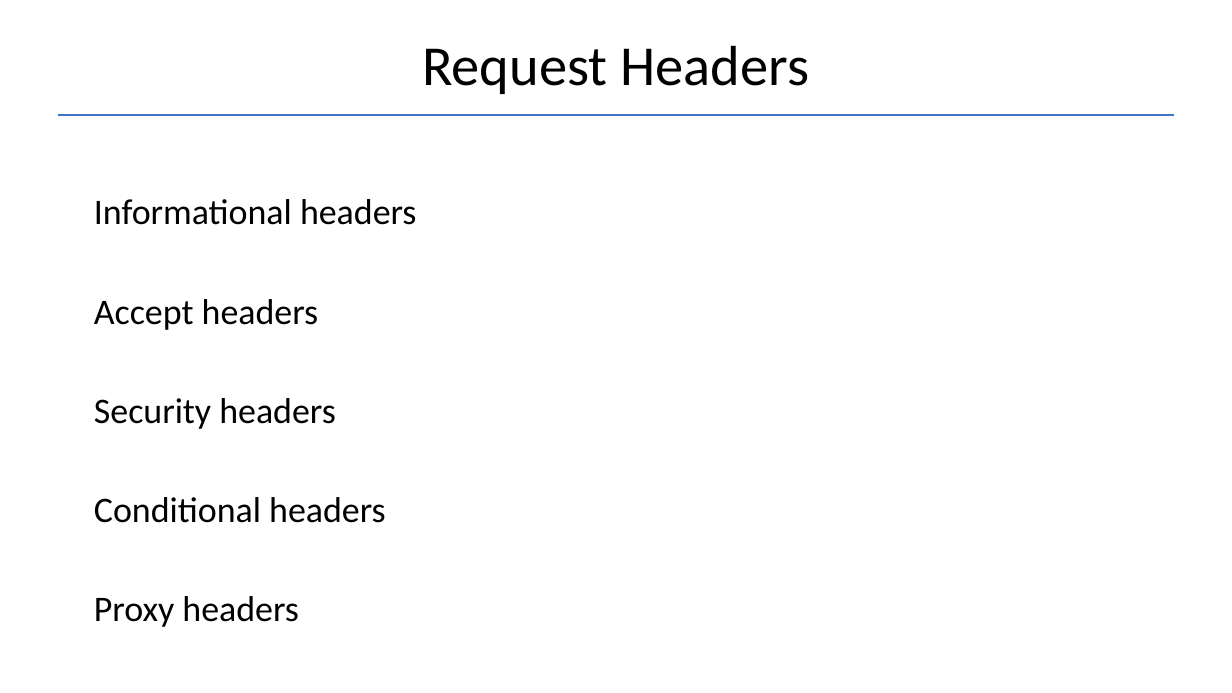
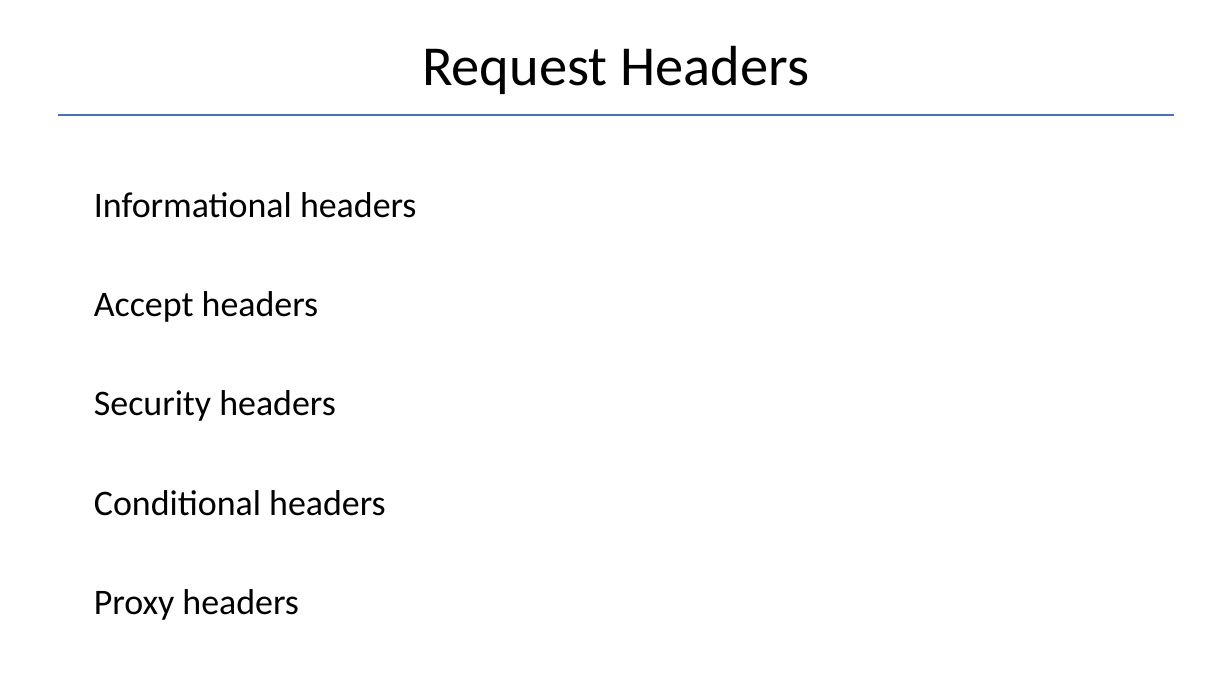
Before and after one commit to Garnik94/Levelup_presentations, a slide deck: slide 16 of Http/Http_presentation.pptx. Drawn at 1232x693 pixels with LibreOffice and Linux fonts; fonts in the diff are those of the drawing. Boxes give left, top, right and bottom in pixels: in the first picture for what was removed or moved away, otherwise in the second. Text is boxed around its words. In the diff, an @@ line names an element or a change of style, - is before the commit and + after.

```diff
--- a/Http/Http_presentation.pptx
+++ b/Http/Http_presentation.pptx
@@ text "Informational headers": place and size @@
-text "Informational headers" at <box>94,199,417,627</box>
+text "Informational headers" at <box>94,192,417,620</box>
```
Also in this commit, not shown: 3 other slides changed, 8 slides added, 1 other file.
